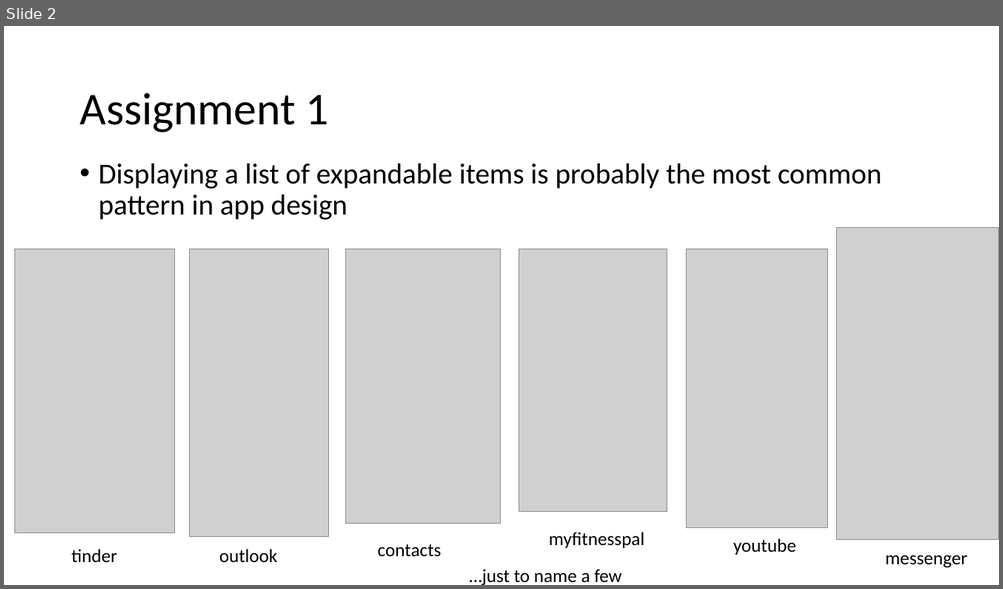
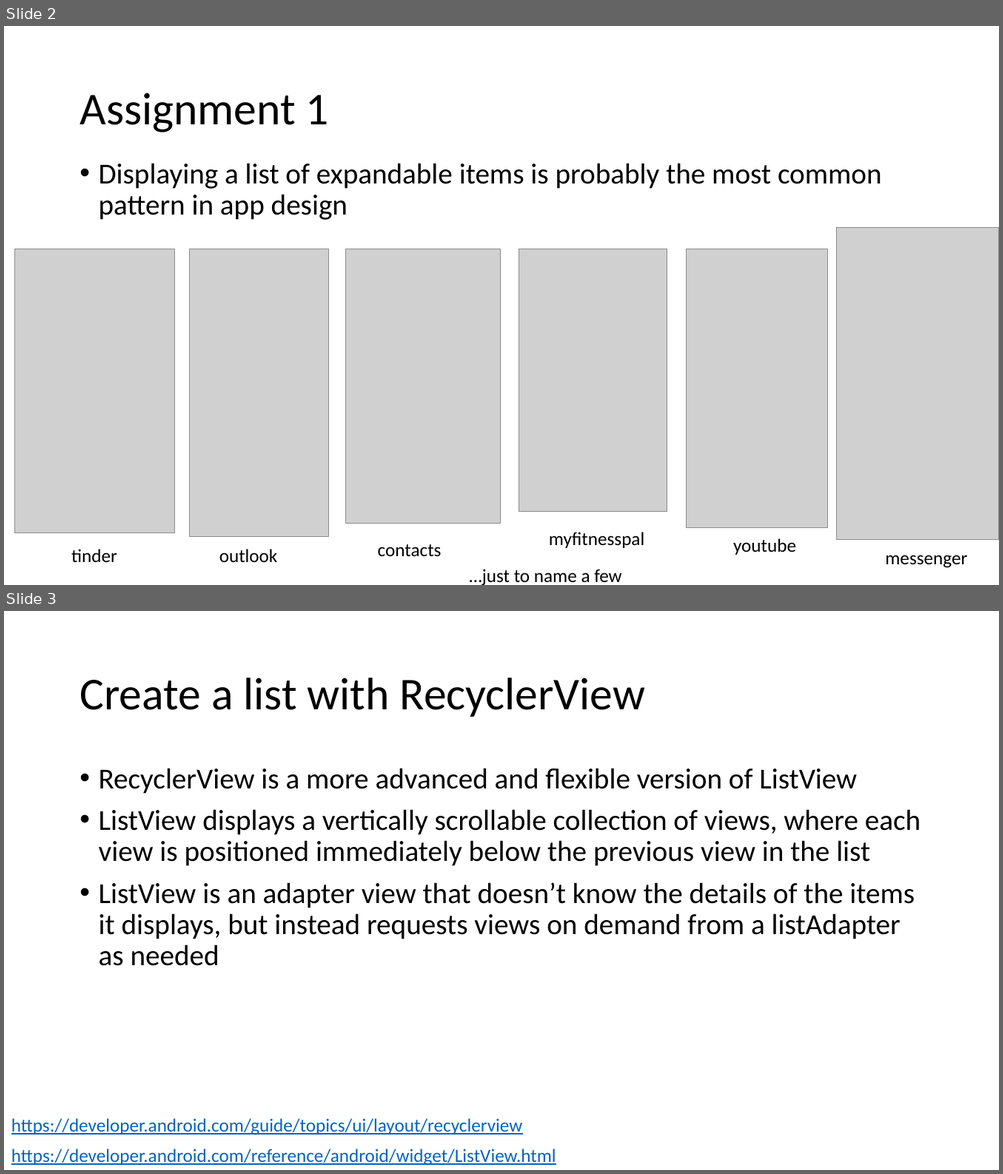
Before and after one commit to russellu/cs230, a slide deck: Lecture_05.pptx. Shown one above the other, each under a label of ours: slide 2 before the commit, slides 2 and 3 after it. The pictures are 1003x589 and 1003x1174 pixels, drawn with LibreOffice and Linux fonts; fonts in the diff are those of the drawing; grey boxes stand for pictures. Boxes give left, top, right and bottom in pixels: in the first picture for what was removed or moved away, otherwise in the second. Text is boxed around its words. In the diff, an @@ line names an element or a change of style, - is before the commit and + after.

Commit message:
Add

```diff
--- a/Lecture_05.pptx
+++ b/Lecture_05.pptx
@@ slide 3 added at (4,611,999,1170), background #FFFFFF @@
@@ title added at (79,678,646,717), 44 pt, text #000000 @@
+Create a list with RecyclerView
@@ text added at (99,768,920,966), 28 pt, text #000000 @@
+• RecyclerView is a more advanced and flexible version of ListView
+• ListView displays a vertically scrollable collection of views, where each view is positioned immediately below the previous view in the list
+• ListView is an adapter view that doesn’t know the details of the items it displays, but instead requests views on demand from a listAdapter as needed
@@ text added at (11,1119,522,1136), 18 pt, text #0563C1, underline @@
+https://developer.android.com/guide/topics/ui/layout/recyclerview
@@ text added at (11,1149,556,1166), 18 pt, text #0563C1, underline @@
+https://developer.android.com/reference/android/widget/ListView.html
```
Also in this commit, not shown: 1 slide removed.
